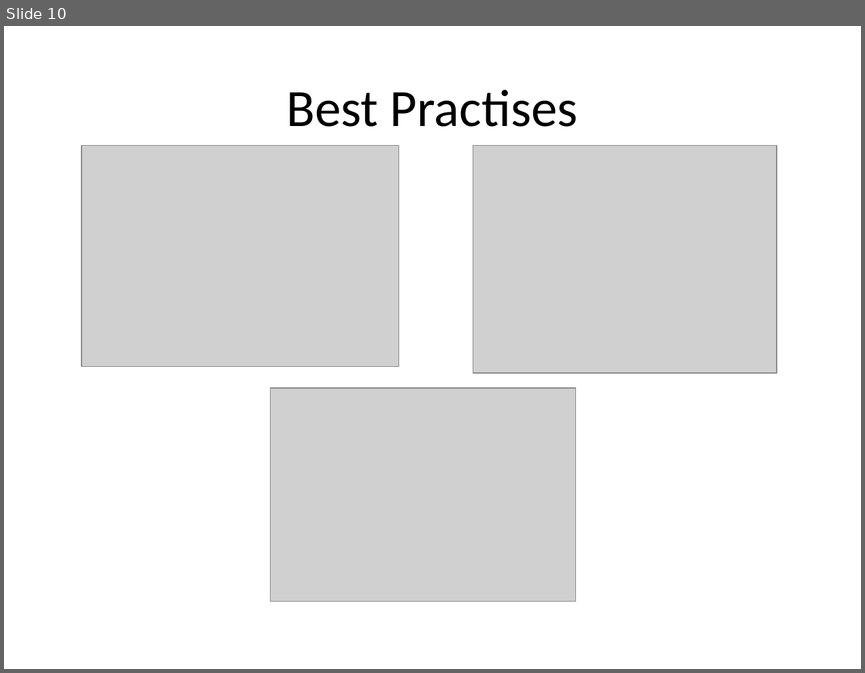
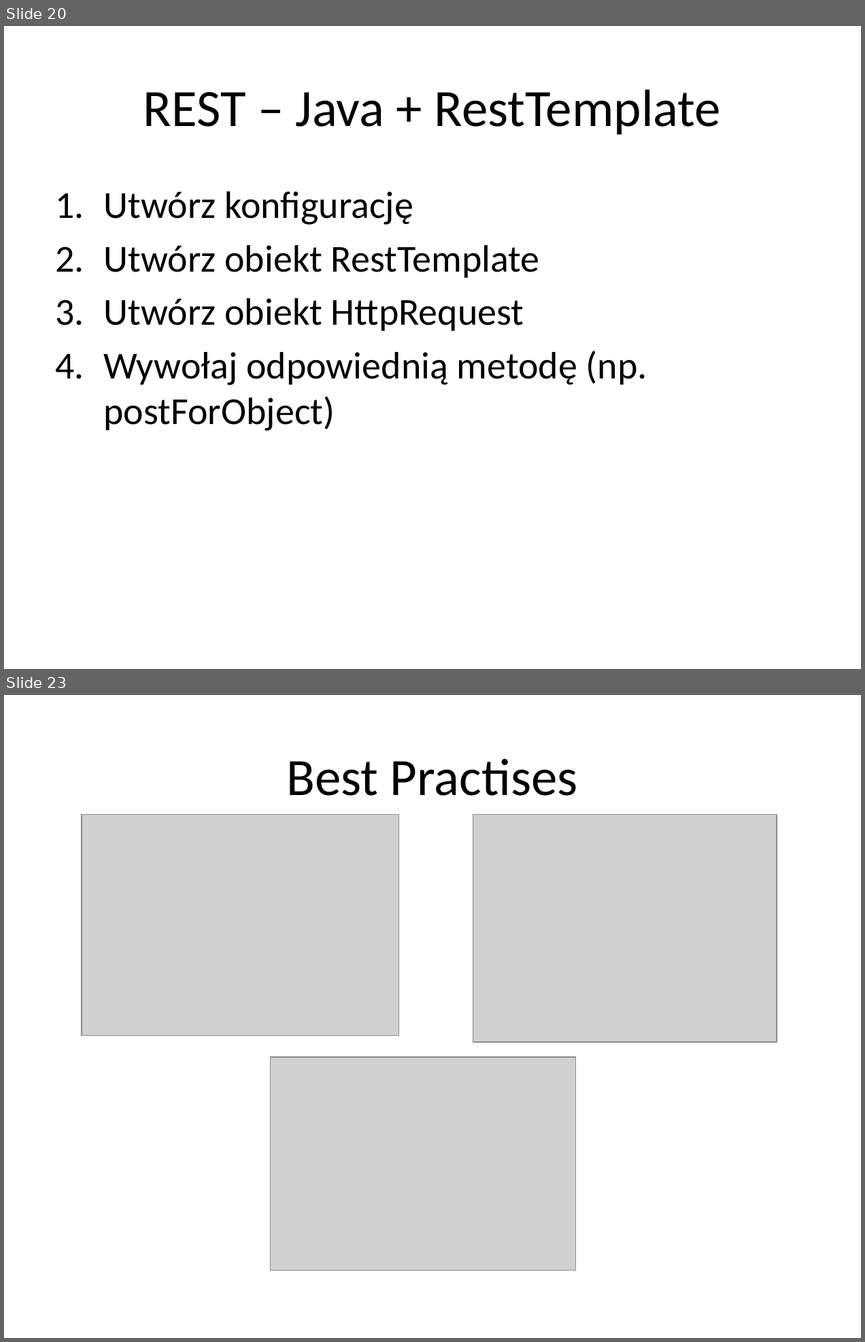
Before and after one commit to rybeek84/microservices-part1, a slide deck: monolit/documentation/microservices lectures/HTTP + REST.pptx. Shown one above the other, each under a label of ours: slide 10 before the commit, slides 20 and 23 after it; the slides between them are not shown. The pictures are 865x673 and 865x1342 pixels, drawn with LibreOffice and Linux fonts; fonts in the diff are those of the drawing; grey boxes stand for pictures. Boxes give left, top, right and bottom in pixels: in the first picture for what was removed or moved away, otherwise in the second. Text is boxed around its words. In the diff, an @@ line names an element or a change of style, - is before the commit and + after.

```diff
--- a/monolit/documentation/microservices lectures/HTTP + REST.pptx
+++ b/monolit/documentation/microservices lectures/HTTP + REST.pptx
@@ slide 20 added at (4,26,861,669), background #FFFFFF @@
@@ title added at (143,89,721,135), 44 pt, text #000000 @@
+REST – Java + RestTemplate
@@ text added at (103,191,647,431), 32 pt, text #000000 @@
+1. Utwórz konfigurację
+2. Utwórz obiekt RestTemplate
+3. Utwórz obiekt HttpRequest
+4. Wywołaj odpowiednią metodę (np. postForObject)
@@ what was slide 10 is now slide 23 @@
```
Also in this commit, not shown: 9 slides changed, 14 other slides added, 1 slide removed.
